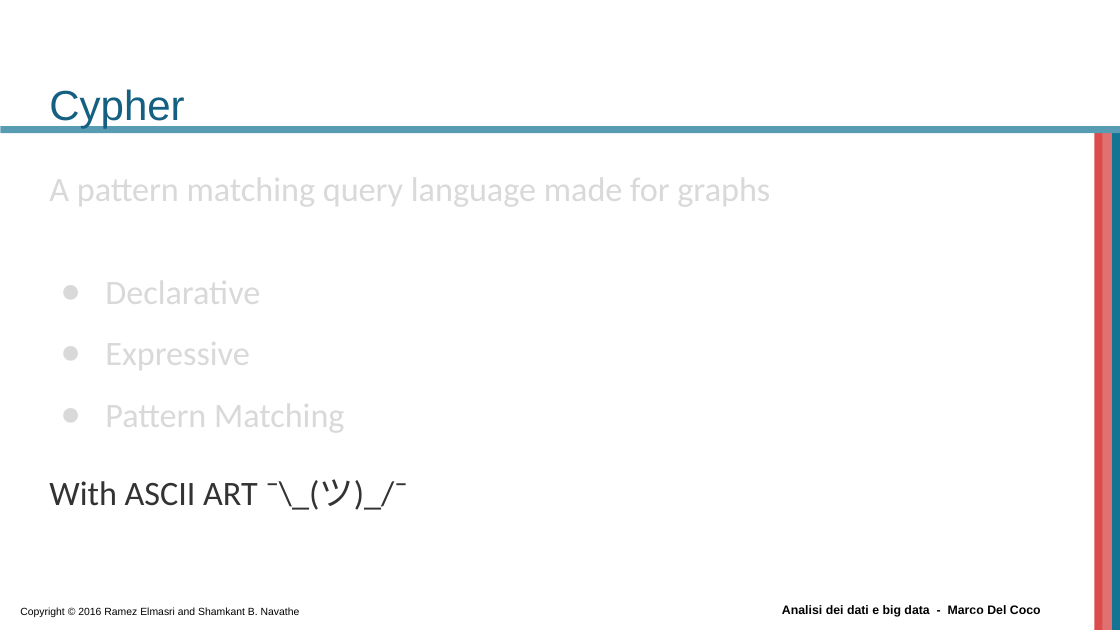
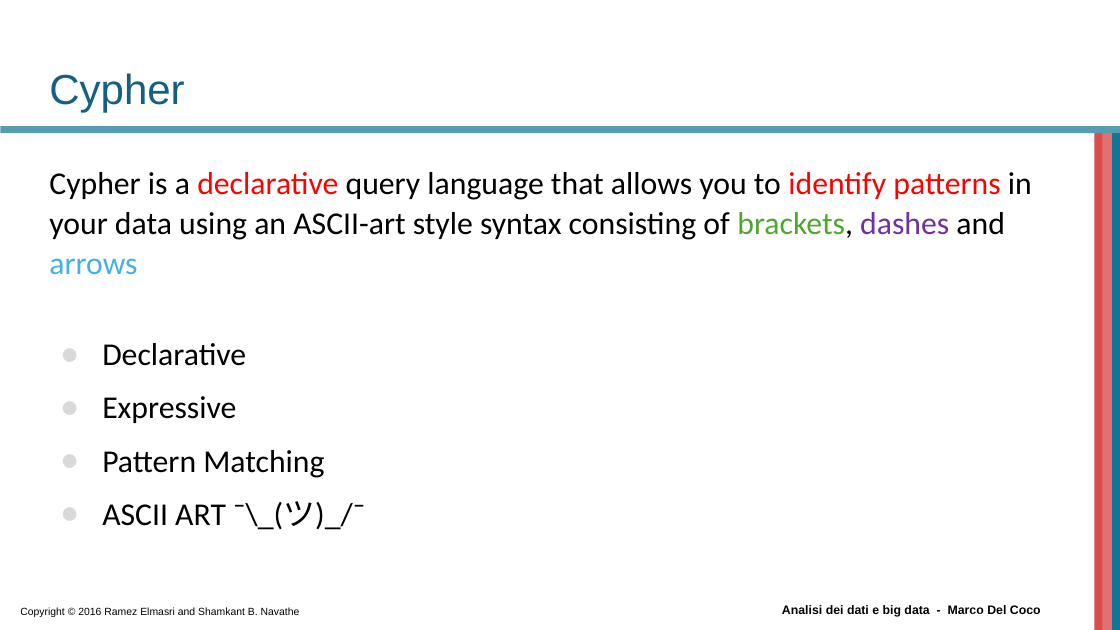
Before and after one commit to beppe2hd/AnalisiDati_BigData, a slide deck: slide 12 of materials/Introduction to Cypher.pptx (slide 13 before the commit). Drawn at 1120x630 pixels with LibreOffice and Linux fonts; fonts in the diff are those of the drawing; background and template pictures are left out. Boxes give left, top, right and bottom in pixels: in the first picture for what was removed or moved away, otherwise in the second. Text is boxed around its words. In the diff, an @@ line names an element or a change of style, - is before the commit and + after.

```diff
--- a/materials/Introduction to Cypher.pptx
+++ b/materials/Introduction to Cypher.pptx
@@ title "Cypher" moved from (x1=49, y1=89, x2=184, y2=129) to (x1=49, y1=73, x2=184, y2=113) @@
@@ text at (x1=49, y1=172, x2=1032, y2=274): text changed; size 22 to 20.4 pt; text colour #D9D9D9 to #000000 @@
-A pattern matching query language made for graphs
+Cypher is a declarative query language that allows you to identify patterns in your data using an ASCII-art style syntax consisting of brackets, dashes and arrows
@@ text at (x1=102, y1=343, x2=324, y2=478): size 22 to 20.4 pt, text colour #D9D9D9 to #000000 in "Declarative", "Expressive", "Pattern Matching"; indent changed; line spacing 1.5 to 1.4 @@
@@ text at (x1=102, y1=501, x2=365, y2=530): text changed; size 22 to 20.4 pt; text colour #333333 to #000000 @@
-With ASCII ART ¯\_(ツ)_/¯
+● ASCII ART ¯\_(ツ)_/¯
```
Also in this commit, not shown: 1 other slide changed, 18 slides added, 1 slide removed, 2 other files.
